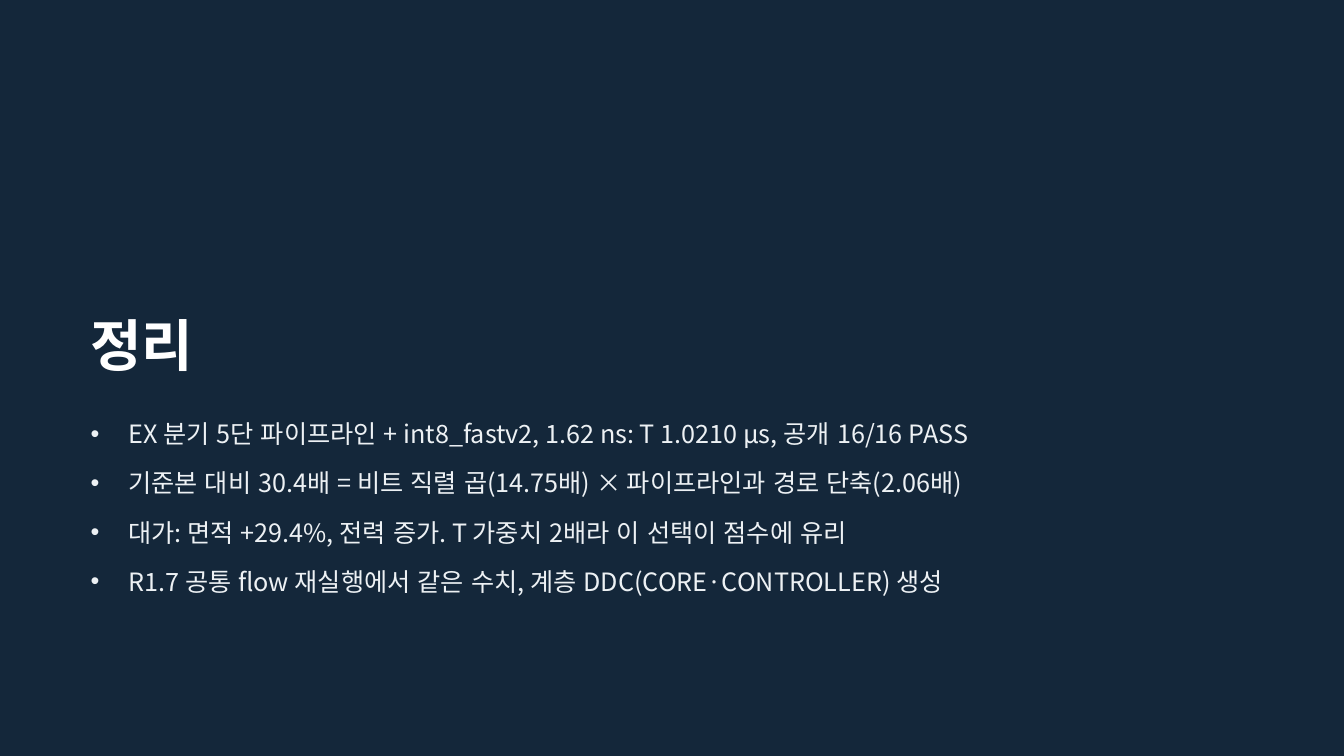
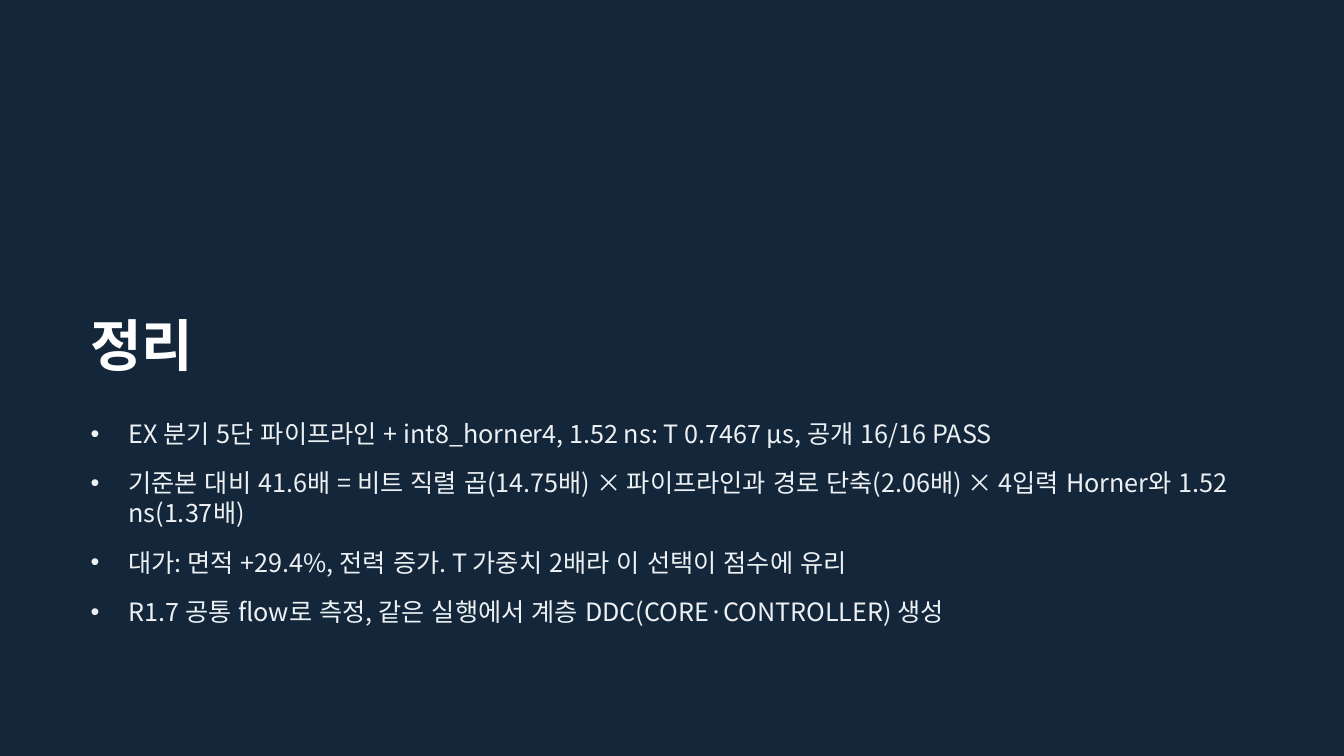
Before and after one commit to ttkpark/DICE_Project, a slide deck: slide 14 of Project_1/Project1_R1p7_Update_20261112/presentation/project1.pptx. Drawn at 1344x756 pixels with LibreOffice and Linux fonts; fonts in the diff are those of the drawing. Boxes give left, top, right and bottom in pixels: in the first picture for what was removed or moved away, otherwise in the second. Text is boxed around its words. In the diff, an @@ line names an element or a change of style, - is before the commit and + after.

```diff
--- a/Project_1/Project1_R1p7_Update_20261112/presentation/project1.pptx
+++ b/Project_1/Project1_R1p7_Update_20261112/presentation/project1.pptx
@@ text at (128,422,1228,527): text changed @@
-• EX 분기 5단 파이프라인 + int8_fastv2, 1.62 ns: T 1.0210 µs, 공개 16/16 PASS
-• 기준본 대비 30.4배 = 비트 직렬 곱(14.75배) × 파이프라인과 경로 단축(2.06배)
+• EX 분기 5단 파이프라인 + int8_horner4, 1.52 ns: T 0.7467 µs, 공개 16/16 PASS
+• 기준본 대비 41.6배 = 비트 직렬 곱(14.75배) × 파이프라인과 경로 단축(2.06배) × 4입력 Horner와 1.52 ns(1.37배)
@@ text at (128,600,944,626): text changed @@
-• R1.7 공통 flow 재실행에서 같은 수치, 계층 DDC(CORE·CONTROLLER) 생성
+• R1.7 공통 flow로 측정, 같은 실행에서 계층 DDC(CORE·CONTROLLER) 생성
```
Also in this commit, not shown: 15 other slides changed, 6 other files.
